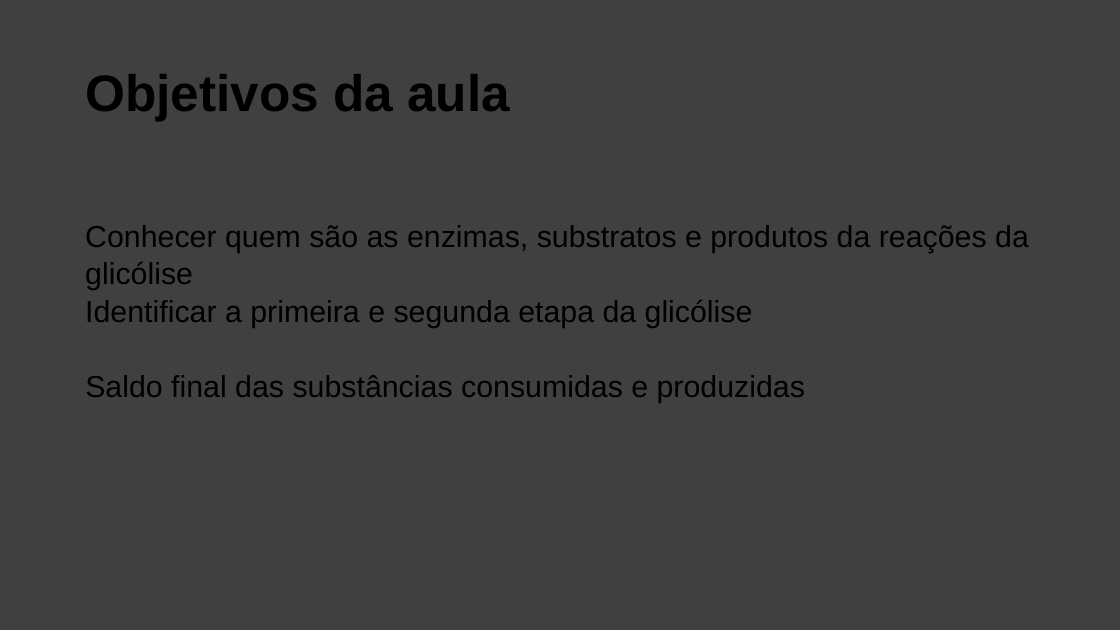
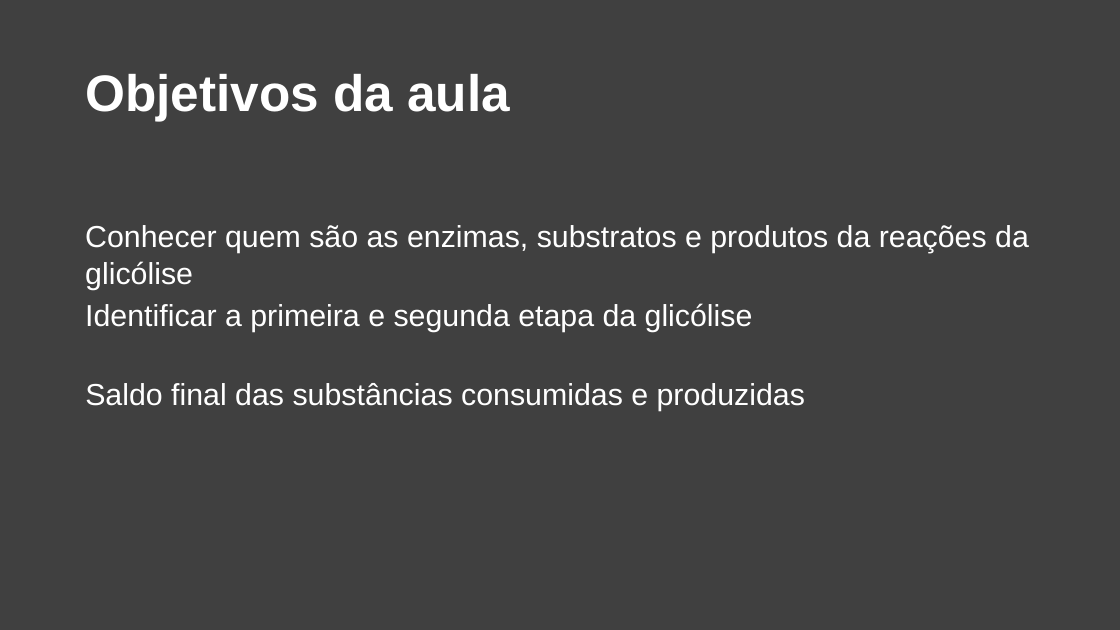
Before and after one commit to daniloasdotcom/Bioquimica-com-Danilo, a slide deck: slide 5 of static/aulas/glicolise.pptx. Drawn at 1120x630 pixels with LibreOffice and Linux fonts; fonts in the diff are those of the drawing. Boxes give left, top, right and bottom in pixels: in the first picture for what was removed or moved away, otherwise in the second. Text is boxed around its words. In the diff, an @@ line names an element or a change of style, - is before the commit and + after.

```diff
--- a/static/aulas/glicolise.pptx
+++ b/static/aulas/glicolise.pptx
@@ text colour #000000 to #FFFFFF in 4 elements at [85, 74, 510, 121], [85, 225, 1029, 253], [85, 303, 753, 332], [85, 383, 805, 411] @@
@@ text "Saldo final das substâncias consumidas ...": place and size @@
-text "Saldo final das substâncias consumidas ..." at [85, 375, 805, 403]
+text "Saldo final das substâncias consumidas ..." at [85, 383, 805, 411]
```
Also in this commit, not shown: 21 other slides changed, 1 slide added, 1 slide removed, 2 other files.
